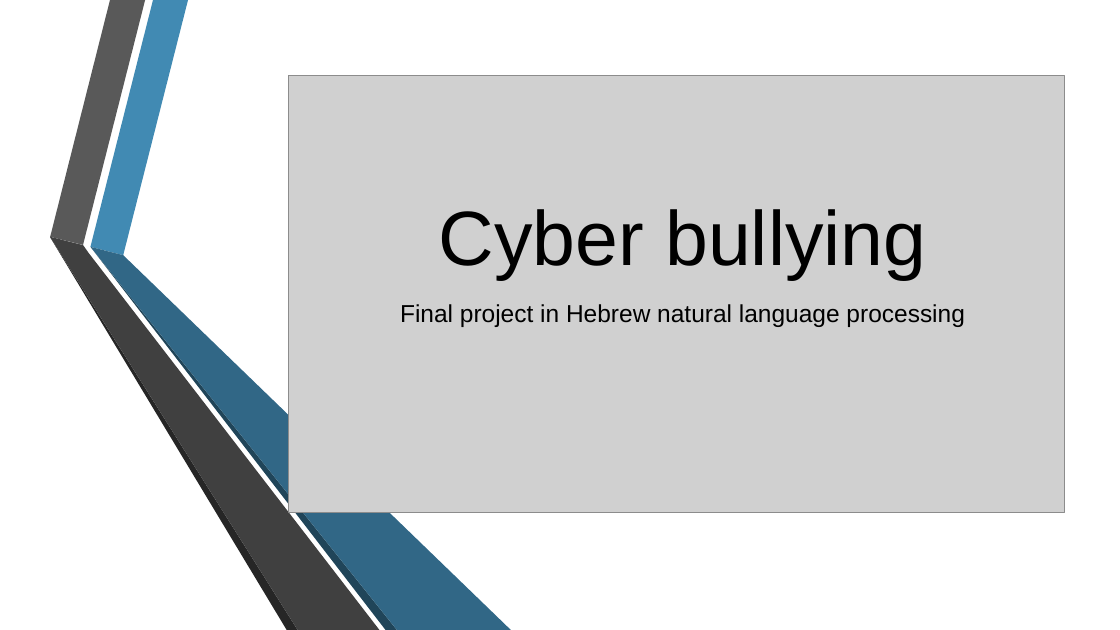
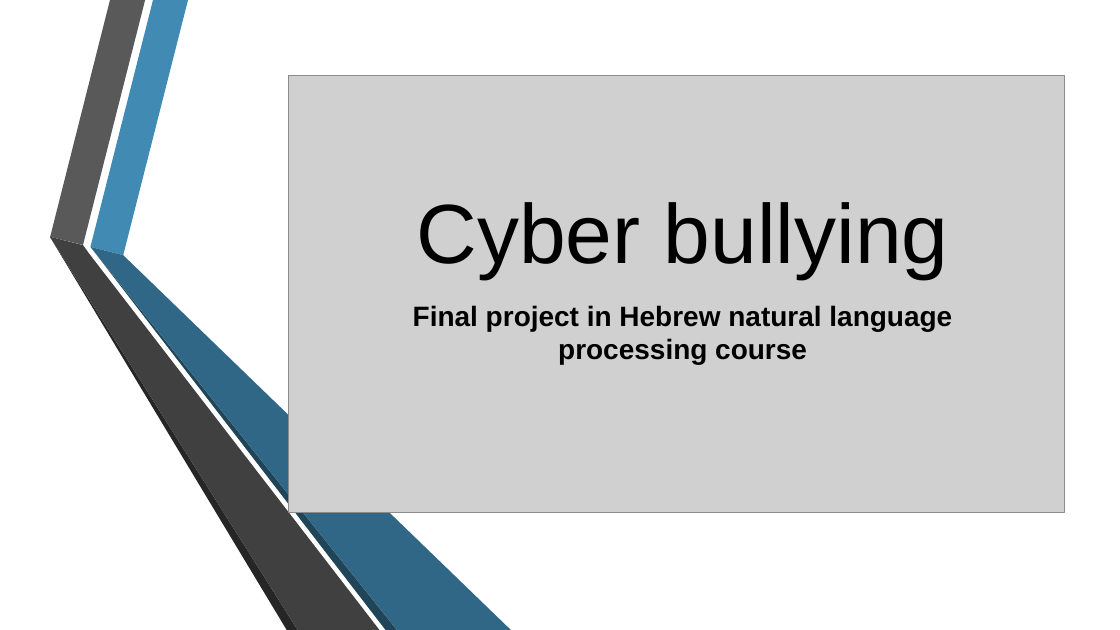
Before and after one commit to may-tal/nlpProject, a slide deck: slide 1 of CyberBullying.pptx. Drawn at 1120x630 pixels with LibreOffice and Linux fonts; fonts in the diff are those of the drawing; grey boxes stand for pictures; background and template pictures are left out. Boxes give left, top, right and bottom in pixels: in the first picture for what was removed or moved away, otherwise in the second. Text is boxed around its words. In the diff, an @@ line names an element or a change of style, - is before the commit and + after.

```diff
--- a/CyberBullying.pptx
+++ b/CyberBullying.pptx
@@ title "Cyber bullying" at (x1=417, y1=202, x2=949, y2=279): size 66 to 72 pt @@
@@ subtitle at (x1=413, y1=305, x2=952, y2=364): text changed; size 21 to 24 pt; bold on @@
-Final project in Hebrew natural language processing
+Final project in Hebrew natural language processing course
```
Also in this commit, not shown: 4 other slides changed, 2 slides added.
